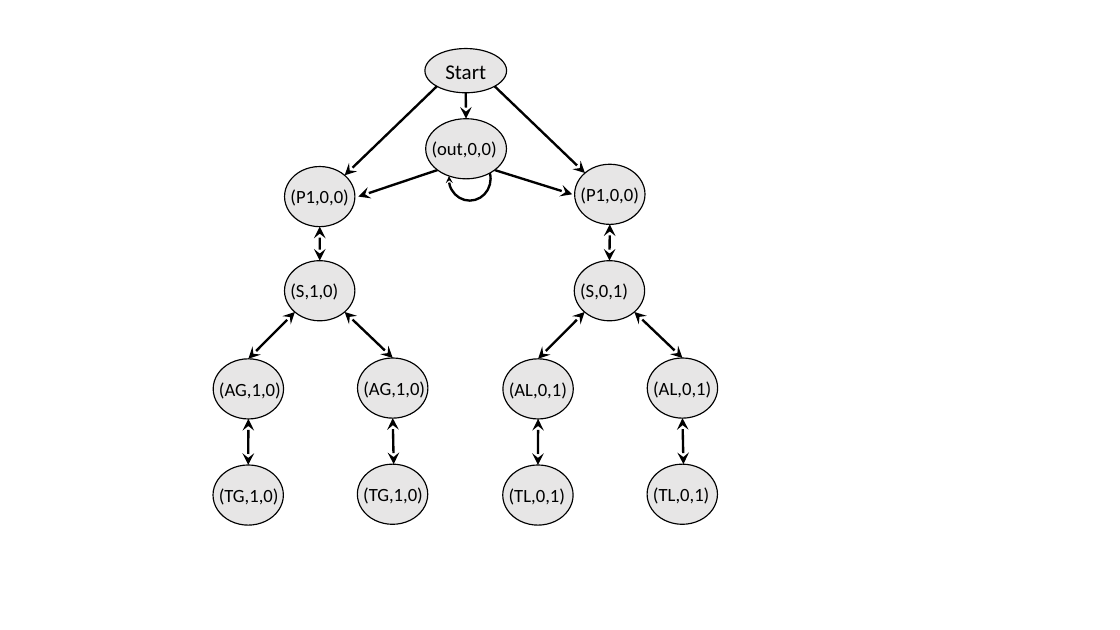
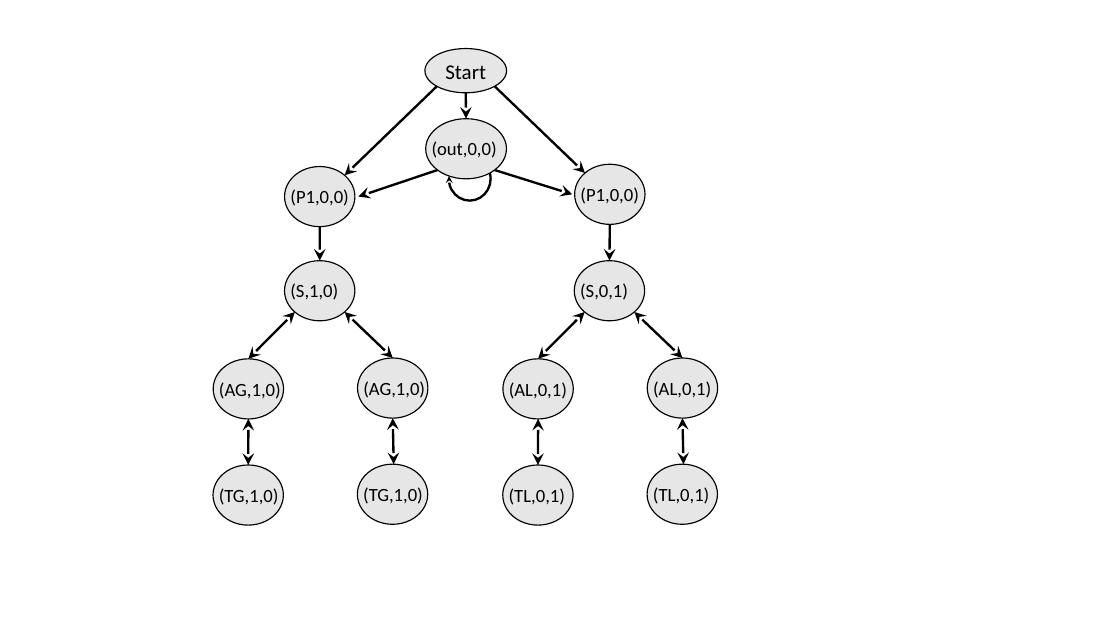
Before and after one commit to rabeckett/propane, a slide deck: slide 9 of paper/abstraction/figures/examples.pptx. Drawn at 1120x630 pixels with LibreOffice and Linux fonts; fonts in the diff are those of the drawing. Boxes give left, top, right and bottom in pixels: in the first picture for what was removed or moved away, otherwise in the second. Text is boxed around its words. In the diff, an @@ line names an element or a change of style, - is before the commit and + after.

```diff
--- a/paper/abstraction/figures/examples.pptx
+++ b/paper/abstraction/figures/examples.pptx
@@ double arrow (320, 227) - (320, 260): double arrow to arrow @@
@@ double arrow (610, 224) - (610, 260): double arrow to arrow @@
```
Also in this commit, not shown: 1 other slide changed, 4 other files.
